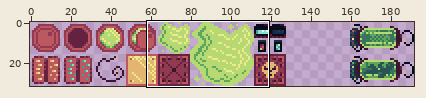
Two states of a sprite sheet, assets/props-spritesheet1.png. The picture above shows the old version from afar; the outline marks the close-up.
Close-up. Before the commit:
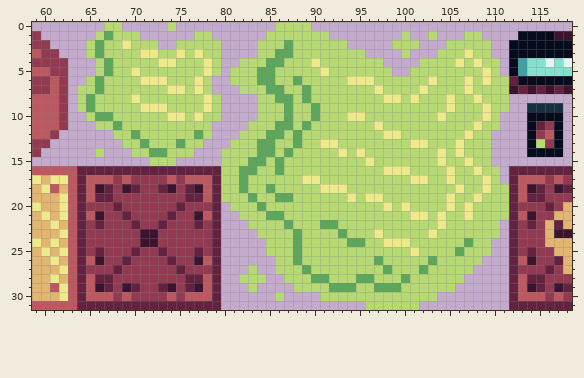
The file is 192x32 pixels. Shown: x 59..118, y 0..31.
Now the later version:
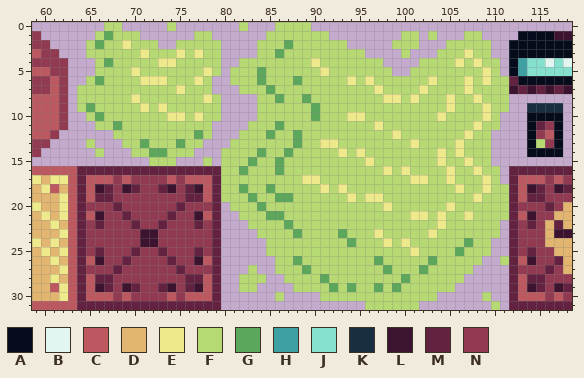
Palette (. is transparent): A #070c1d  B #e3f5f1  C #bc5960  D #e2b570  E #eee98a  F #b7d974  G #5da75d  H #3fa0a4  J #86e0ce  K #182e41  L #3d1430  M #632240  N #913a52
Diff:
Changed rows in their new state; - is an unchanged pixel.
first column x 65:
 0 -----------------F-----------------------------
 1 ------------------------------------F----------
 3 -F-----F--------------F------------------------
 4 -------------F------FF-------------------------
 5 --F-----------------F--------------------------
 6 --------------------F---------F----------------
 7 -F-------F--F--------F--F----------------------
 8 F---------------------F------------------------
 9 -------F-----F--------F------------------------
10 --F-------------------F------------------------
11 ----------------------F-F----------------------
12 -----F---------------F-----------F-------------
13 F------------------FF----------------F---------
14 --------------------F--------------------------
15 -------------F-----F---------------------------
16 ------------------F---------------F------------
17 -----------------F-----------------------------
18 ---------------------------F-------------------
19 ----------------------------------------F------
20 -----------------------------------F------F----
22 --------------------------FF-------------------
24 -----------------------F------F---F------------
25 -----------------------F-----------------------
26 ----------------------------------------------F
28 -------------------------F----FF---------------
29 -----------------F----------F----F-------------
30 --------------------------------------------F--
31 ---------------------------------------------F-
Where, in picture pixels (left, top, right, bottom), the same in both close-ups:
changed: (86, 22, 428, 292)
changed: (446, 193, 473, 211)
added: (500, 256, 509, 265)
added: (482, 292, 500, 310)
